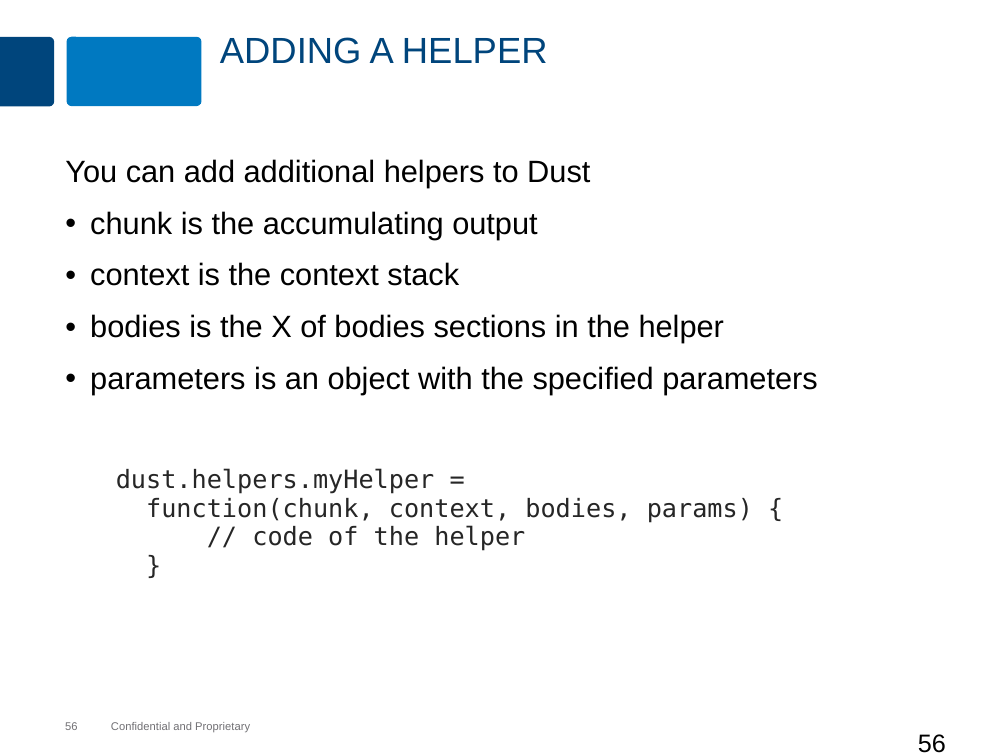
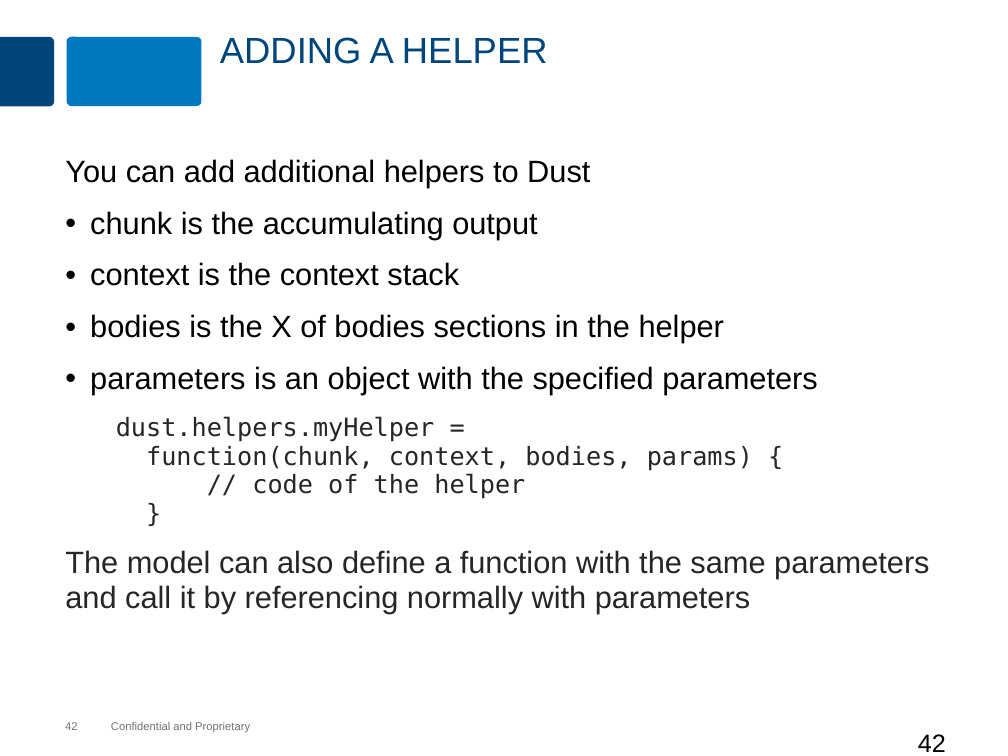
Before and after one commit to MaxMillington/nodePractice, a slide deck: slide 42 of node/lesson-83-dustjs/dustjs.pptx (slide 56 before the commit). Drawn at 1008x756 pixels with LibreOffice and Linux fonts; fonts in the diff are those of the drawing; background and template pictures are left out. Boxes give left, top, right and bottom in pixels: in the first picture for what was removed or moved away, otherwise in the second. Text is boxed around its words. In the diff, an @@ line names an element or a change of style, - is before the commit and + after.

```diff
--- a/node/lesson-83-dustjs/dustjs.pptx
+++ b/node/lesson-83-dustjs/dustjs.pptx
@@ text at (65, 550, 929, 614): paragraph added @@
+The model can also define a function with the same parameters and call it by referencing normally with parameters
@@ page number at (65, 722, 77, 730): text changed @@
-56
+42
@@ page number at (918, 734, 946, 752): text changed @@
-56
+42
```
Also in this commit, not shown: 10 other slides changed, 2 slides added, 16 slides removed, 4 other files.
